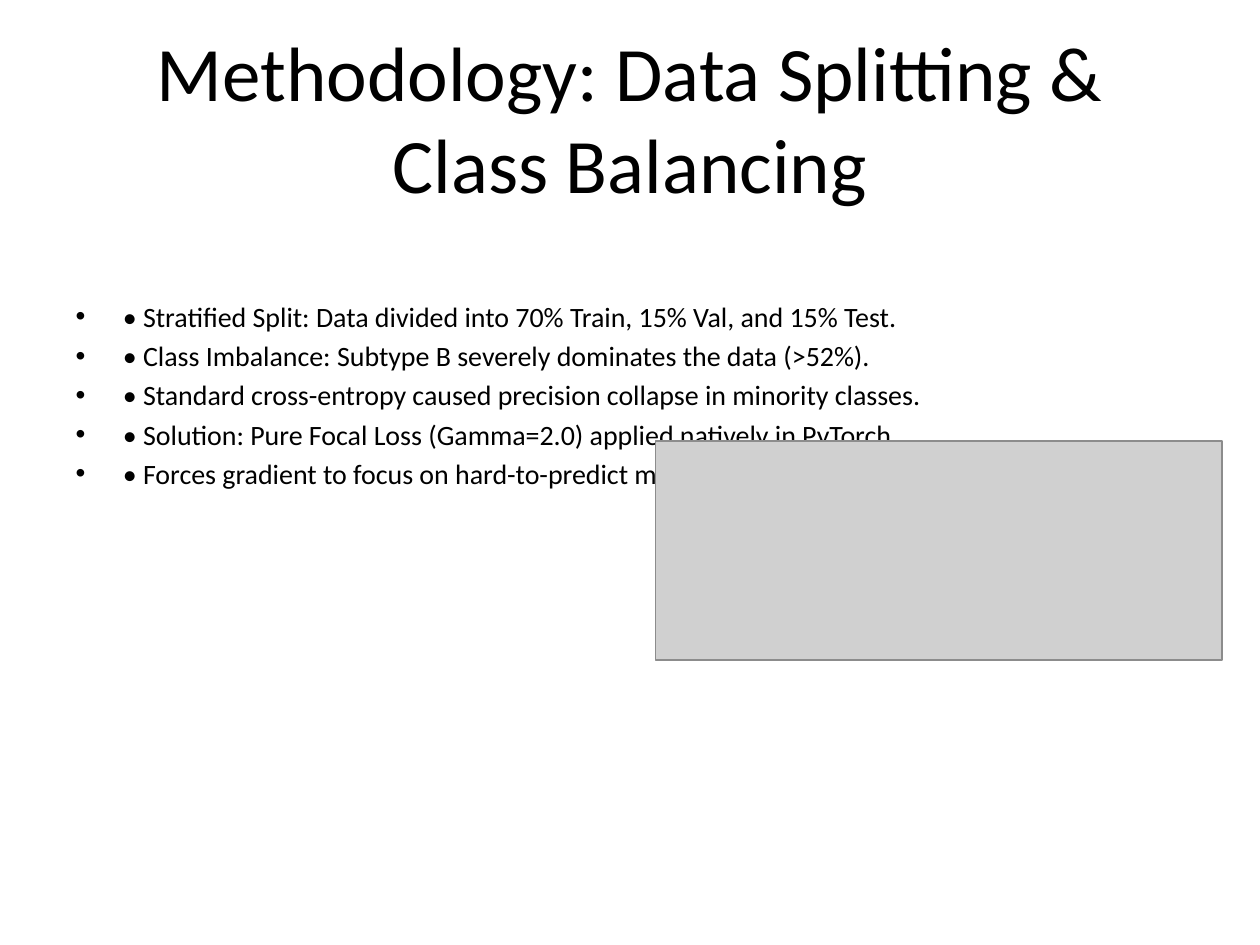
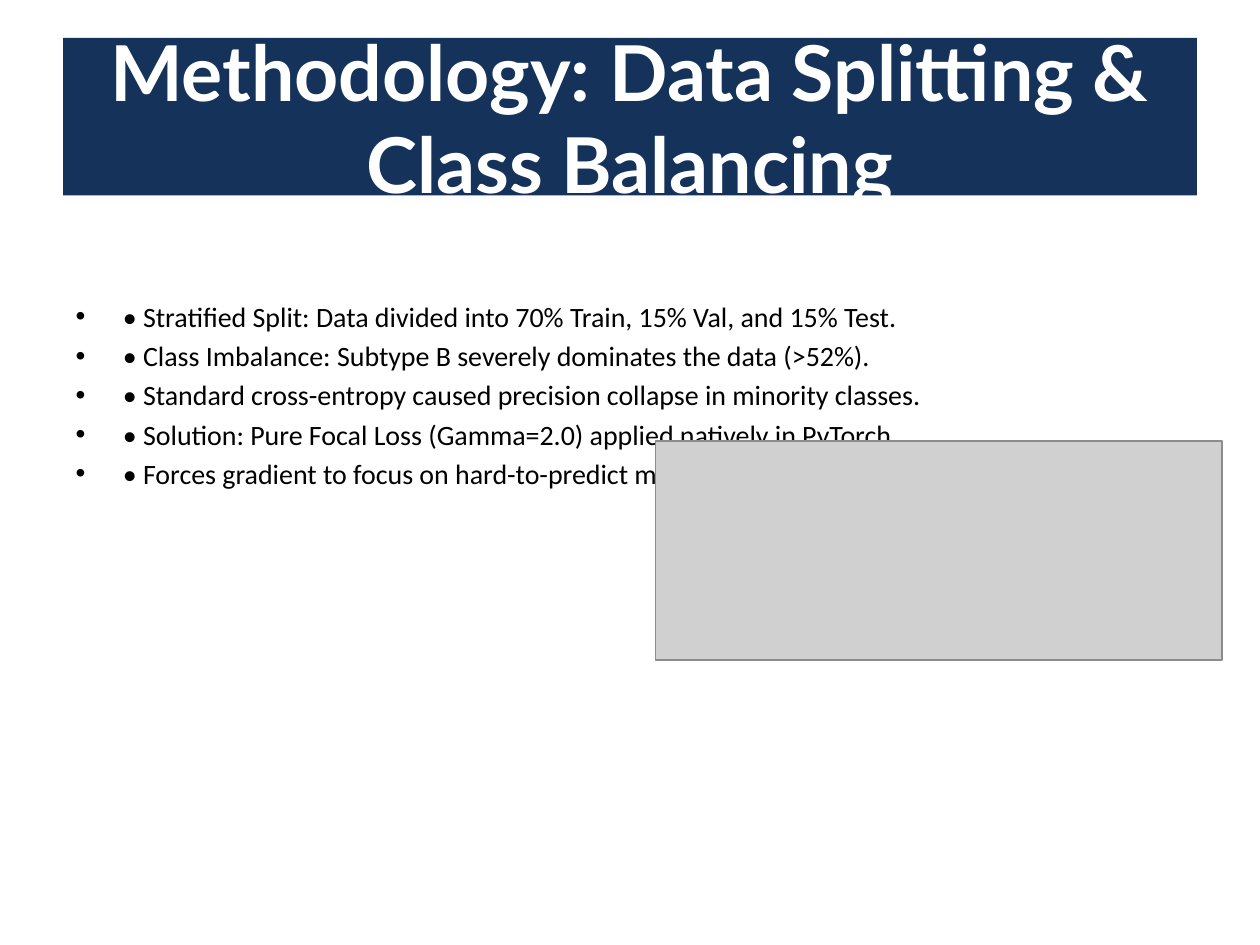
Before and after one commit to JNagawa/HIV_subtype_classifier_DeepLearning, a slide deck: slide 5 of reports/presentation.pptx. Drawn at 1260x945 pixels with LibreOffice and Linux fonts; fonts in the diff are those of the drawing; grey boxes stand for pictures. Boxes give left, top, right and bottom in pixels: in the first picture for what was removed or moved away, otherwise in the second. Text is boxed around its words. In the diff, an @@ line names an element or a change of style, - is before the commit and + after.

Commit message:
Apply premium dark blue styling, bold headers, and clean font sizing across the presentation

```diff
--- a/reports/presentation.pptx
+++ b/reports/presentation.pptx
@@ title "Methodology: Data Splitting & Class ...": place and size @@
-title "Methodology: Data Splitting & Class ..." at [157,47,1032,207]
+title "Methodology: Data Splitting & Class ..." at [63,38,1197,195]
@@ title "Methodology: Data Splitting & Class ..." at [63,38,1197,195]: font Calibri to Lato, text colour #000000 to #FFFFFF, bold on; fill none to #14325A @@
```
Also in this commit, not shown: 14 other slides changed, 1 other file.
